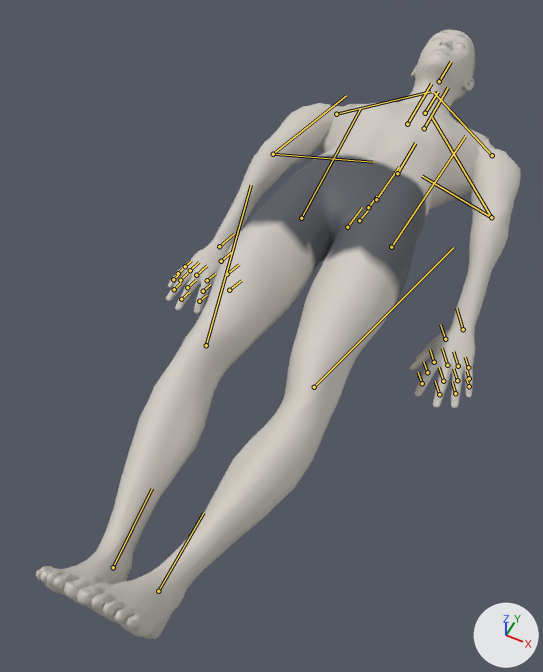
The glTF model exports/flutter-kicks.glb, before and after one commit.
One viewpoint serves both versions: a 50 mm camera at (0.444, -1.272, 1.297) aimed at (-0.061, -0.262, 0.035). The lights are fixed; the arrows at lower right show +X, +Y and +Z. The older version comes first. Both versions are drawn at frame 0 of the action 'flutter-kicks'; the numbers are the values there. The bones that change, and the others that lie on the model, are drawn over the model as lines.
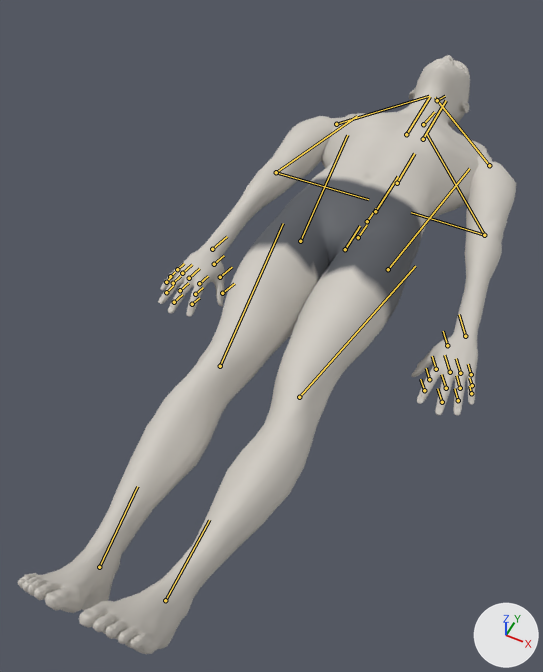
The change in detail:
Bone 'pelvis' (bone_pelvis) moves from (-0.011, -0.806, 0.0) to (-0.01, -0.874, 0.0).
Bone 'pelvis' (bone_pelvis) turns from (0, 0, 96) to (0, 0, 88) degrees about its own x, y and z.
Bone 'spine_02' (bone_spine_02) turns from (0, 0, -4) to (0, 0, -1) degrees about its own x, y and z.
Bone 'spine_03' (bone_spine_03) turns from (0, 0, -4) to (0, 0, -1) degrees about its own x, y and z.
Bone 'spine_04' (bone_spine_04) turns from (0, 0, -8) to (0, 0, -4) degrees about its own x, y and z.
Bone 'upperarm_l' (bone_upperarm_l) turns from (-57, -164, 11) to (-56, -163, 3) degrees about its own x, y and z.
Bone 'lowerarm_l' (bone_lowerarm_l) turns from (7, -2, -22) to (2, 11, -36) degrees about its own x, y and z.
Bone 'hand_l' (bone_hand_l) turns from (-37, 80, 18) to (-40, 71, 26) degrees about its own x, y and z.
Bone 'upperarm_r' (bone_upperarm_r) turns from (57, 164, 11) to (56, 163, 3) degrees about its own x, y and z.
Bone 'lowerarm_r' (bone_lowerarm_r) turns from (-7, 2, -22) to (-2, -11, -36) degrees about its own x, y and z.
Bone 'hand_r' (bone_hand_r) turns from (37, -80, 18) to (40, -71, 26) degrees about its own x, y and z.
Bone 'neck_01' (bone_neck_01) turns from (0, 0, 1) to (0, 0, 14) degrees about its own x, y and z.
Bone 'head' (bone_head) turns from (0, 0, 1) to (0, 0, 11) degrees about its own x, y and z.
Bone 'thigh_l' (bone_thigh_l) turns from (-4, 0, -12) to (-8, 0, -1) degrees about its own x, y and z.
Bone 'calf_l' (bone_calf_l) turns from (-12, 0, -2) to (-2, 0, 2) degrees about its own x, y and z.
Bone 'foot_l' (bone_foot_l) turns from (13, 0, -8) to (7, 0, -19) degrees about its own x, y and z.
Bone 'thigh_r' (bone_thigh_r) turns from (4, 0, -12) to (8, 0, -1) degrees about its own x, y and z.
Bone 'calf_r' (bone_calf_r) turns from (12, 0, -2) to (2, 0, 2) degrees about its own x, y and z.
Bone 'foot_r' (bone_foot_r) turns from (-13, 0, -8) to (-7, 0, -19) degrees about its own x, y and z.

Pixel boxes (x1, y1, x2, y2) of what changed, in the pictures (543 x 672 px):
'Mesh_0', posed: before (35, 29, 521, 639); after (18, 55, 516, 654)
bone 'pelvis', root to tip: before (347, 227) to (362, 207); after (345, 249) to (360, 226)
bone 'spine_02', root to tip: before (368, 207) to (377, 196); after (367, 221) to (376, 208)
bone 'spine_03', root to tip: before (376, 199) to (399, 167); after (375, 211) to (398, 176)
bone 'spine_04', root to tip: before (397, 173) to (415, 143); after (397, 183) to (414, 153)
bone 'upperarm_l', root to tip: before (492, 155) to (433, 92); after (489, 165) to (435, 97)
bone 'lowerarm_l', root to tip: before (491, 217) to (422, 176); after (484, 235) to (411, 212)
bone 'hand_l', root to tip: before (463, 329) to (456, 308); after (465, 336) to (459, 314)
bone 'upperarm_r', root to tip: before (336, 114) to (431, 91); after (336, 124) to (429, 96)
bone 'lowerarm_r', root to tip: before (273, 154) to (373, 162); after (276, 172) to (368, 199)
bone 'hand_r', root to tip: before (219, 246) to (234, 234); after (212, 249) to (227, 236)
bone 'neck_01', root to tip: before (425, 113) to (438, 92); after (423, 124) to (434, 112)
bone 'head', root to tip: before (439, 81) to (451, 61); after (437, 100) to (445, 96)
bone 'thigh_l', root to tip: before (391, 247) to (465, 136); after (388, 269) to (469, 168)
bone 'calf_l', root to tip: before (314, 387) to (453, 247); after (299, 397) to (415, 266)
bone 'foot_l', root to tip: before (158, 591) to (203, 513); after (165, 600) to (209, 520)
bone 'thigh_r', root to tip: before (301, 218) to (360, 108); after (300, 241) to (347, 135)
bone 'calf_r', root to tip: before (206, 345) to (251, 185); after (220, 366) to (283, 223)
bone 'foot_r', root to tip: before (113, 567) to (152, 488); after (99, 567) to (137, 486)
